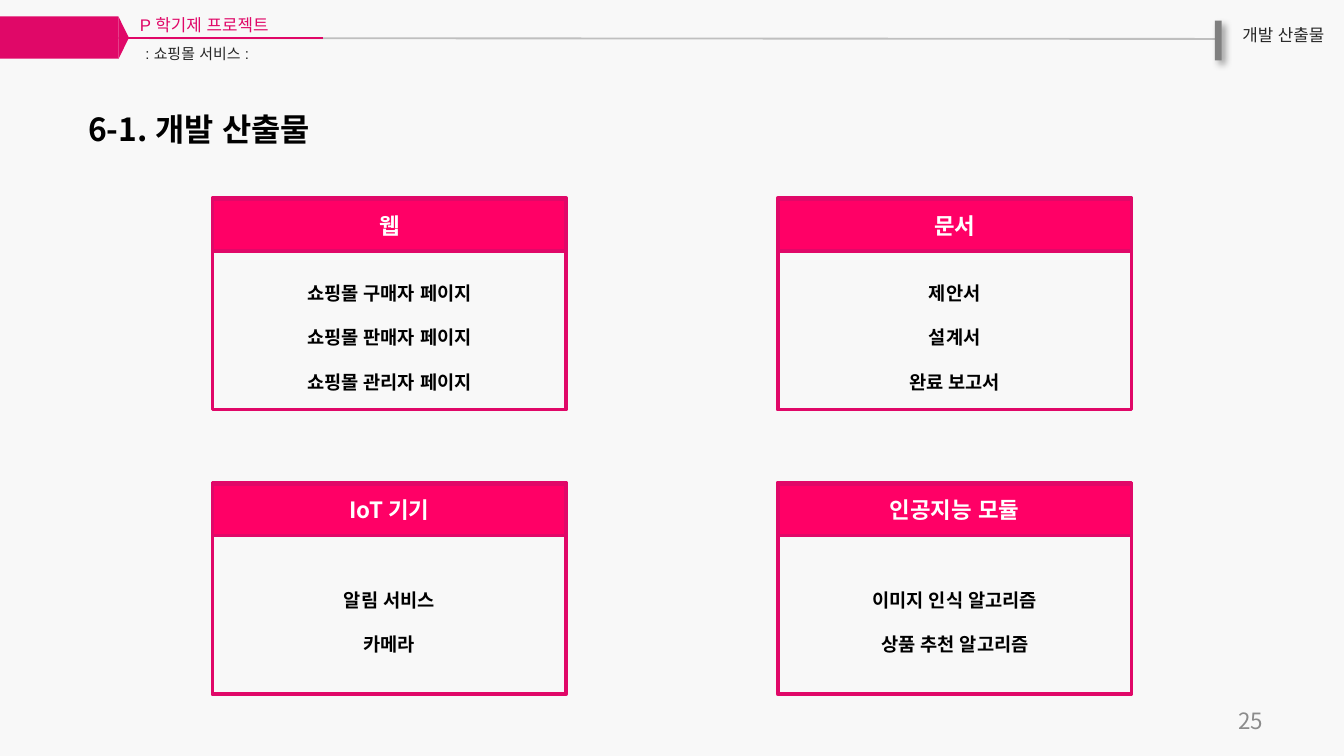
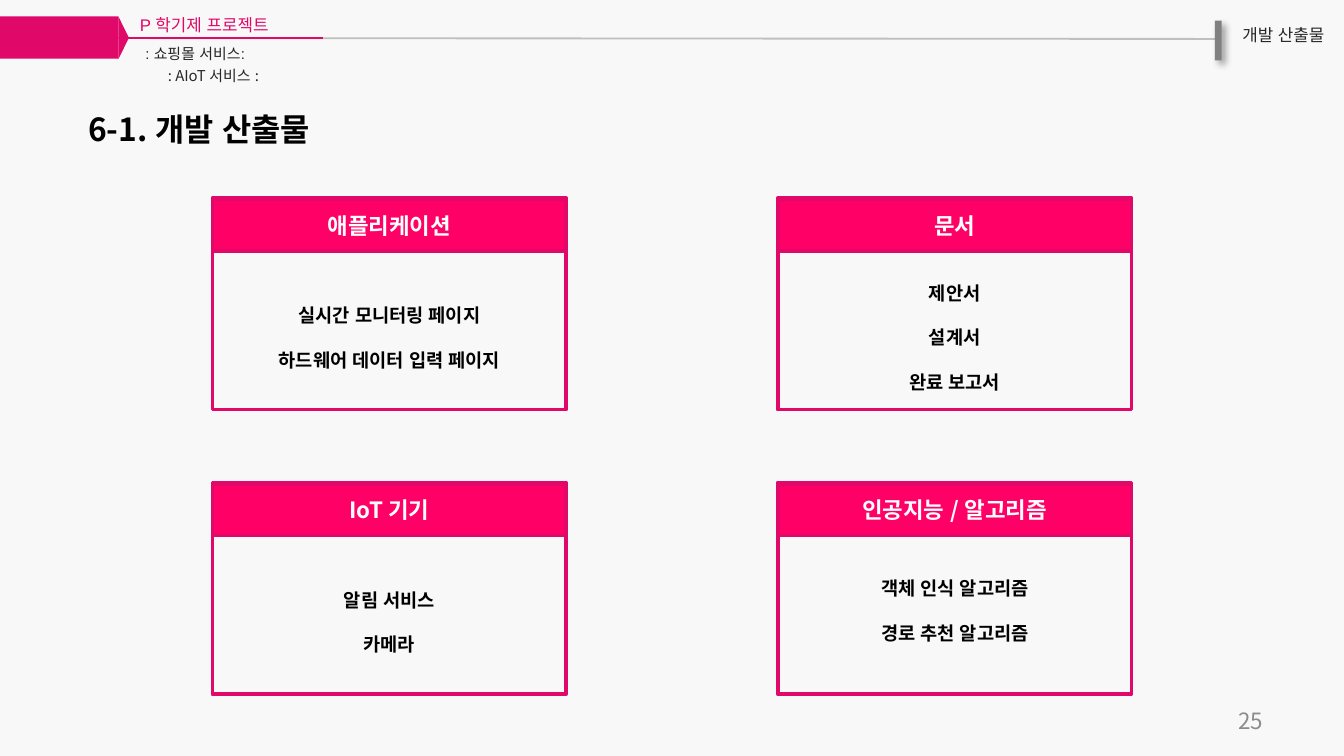
Before and after one commit to GCUpProject/P1, a slide deck: slide 28 of Presentation/P프로젝트-1조 제안서.pptx (slide 30 before the commit). Drawn at 1344x756 pixels with LibreOffice and Linux fonts; fonts in the diff are those of the drawing. Boxes give left, top, right and bottom in pixels: in the first picture for what was removed or moved away, otherwise in the second. Text is boxed around its words. In the diff, an @@ line names an element or a change of style, - is before the commit and + after.

Commit message:
제안서 업데이트
필요한 내용은 채워 넣은 상태입니다.
디자인적 수정, 발표 PPT 제작 후 일부 내용 수정, 일정 부분 작성이 필요합니다.

```diff
--- a/Presentation/P프로젝트-1조 제안서.pptx
+++ b/Presentation/P프로젝트-1조 제안서.pptx
@@ text at [154,46,245,60]: spaces changed @@
-: 쇼핑몰 서비스 :
+: 쇼핑몰 서비스:
@@ text added at [175,68,250,82], 8 pt, text #262626 @@
+: AIoT 서비스 :
@@ text in rectangle at [327,215,450,236]: text changed @@
-웹
+애플리케이션
@@ text in rectangle at [279,306,500,369]: text changed @@
-쇼핑몰 구매자 페이지
-쇼핑몰 판매자 페이지
-쇼핑몰 관리자 페이지
+실시간 모니터링 페이지
+하드웨어 데이터 입력 페이지
@@ text in rectangle at [862,499,1047,520]: text changed @@
-인공지능 모듈
+인공지능 / 알고리즘
@@ text in rectangle at [881,579,1029,642]: text changed @@
-이미지 인식 알고리즘
-상품 추천 알고리즘
+객체 인식 알고리즘
+경로 추천 알고리즘
```
Also in this commit, not shown: 14 other slides changed, 5 slides added, 7 slides removed.
